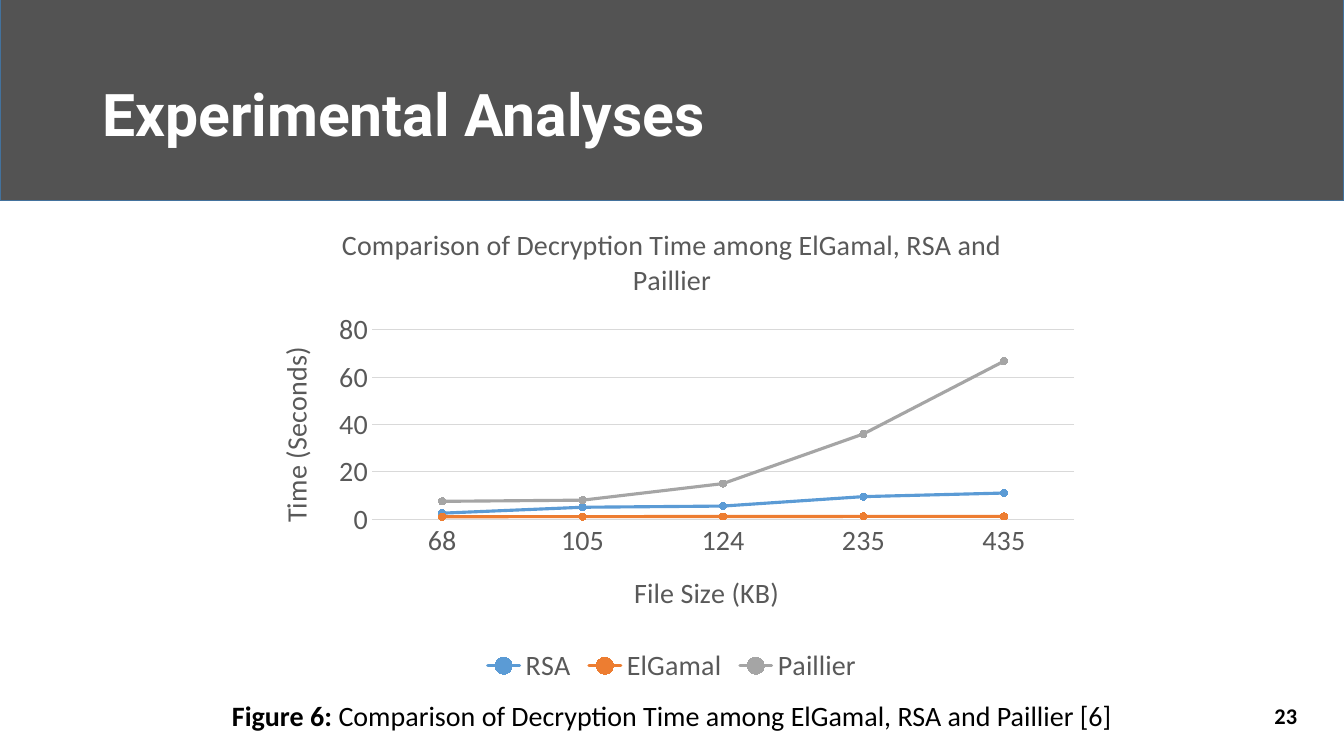
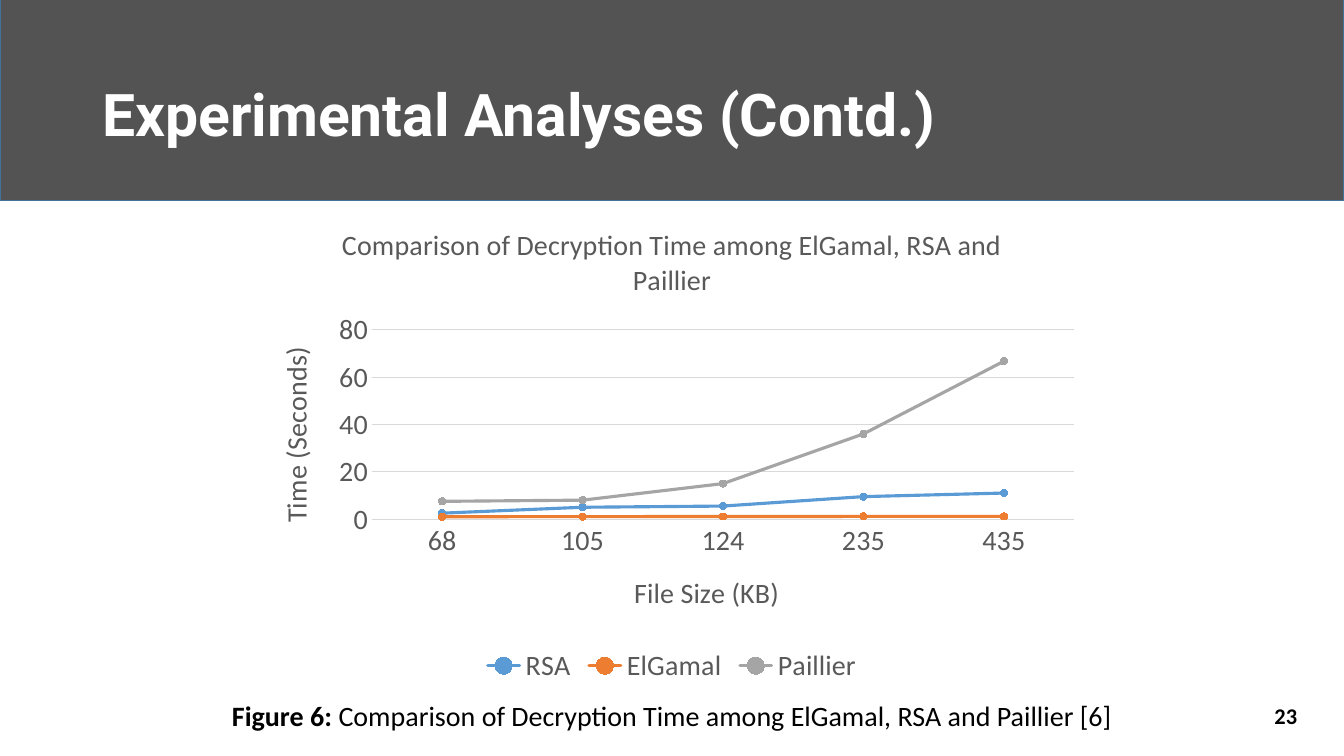
Before and after one commit to Nafi-13/Thesis, a slide deck: slide 23 of 1707013.pptx. Drawn at 1344x756 pixels with LibreOffice and Linux fonts; fonts in the diff are those of the drawing. Boxes give left, top, right and bottom in pixels: in the first picture for what was removed or moved away, otherwise in the second. Text is boxed around its words. In the diff, an @@ line names an element or a change of style, - is before the commit and + after.

```diff
--- a/1707013.pptx
+++ b/1707013.pptx
@@ title at [102, 90, 935, 149]: text changed @@
-Experimental Analyses
+Experimental Analyses (Contd.)
```
Also in this commit, not shown: 14 other slides changed, 1 other file.
